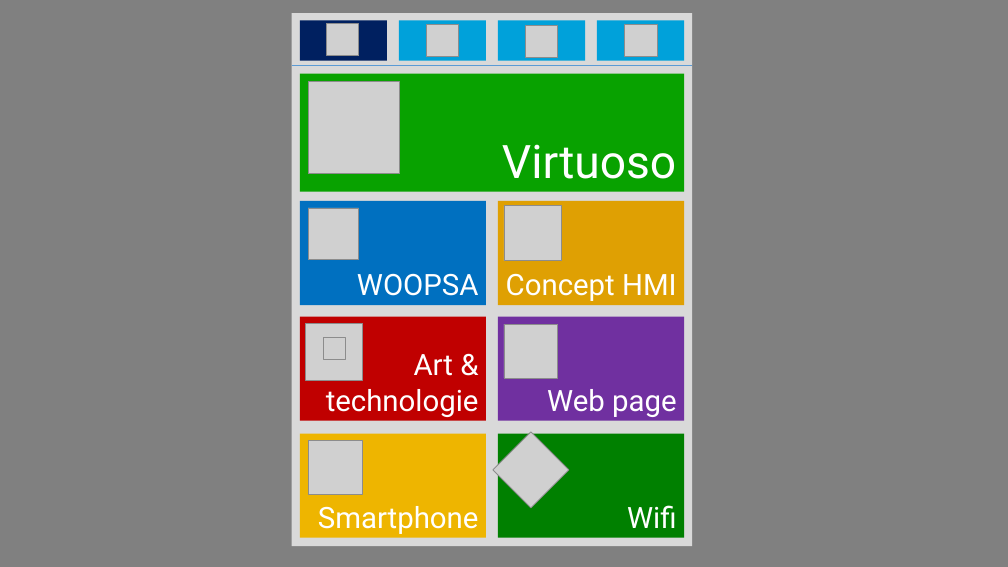
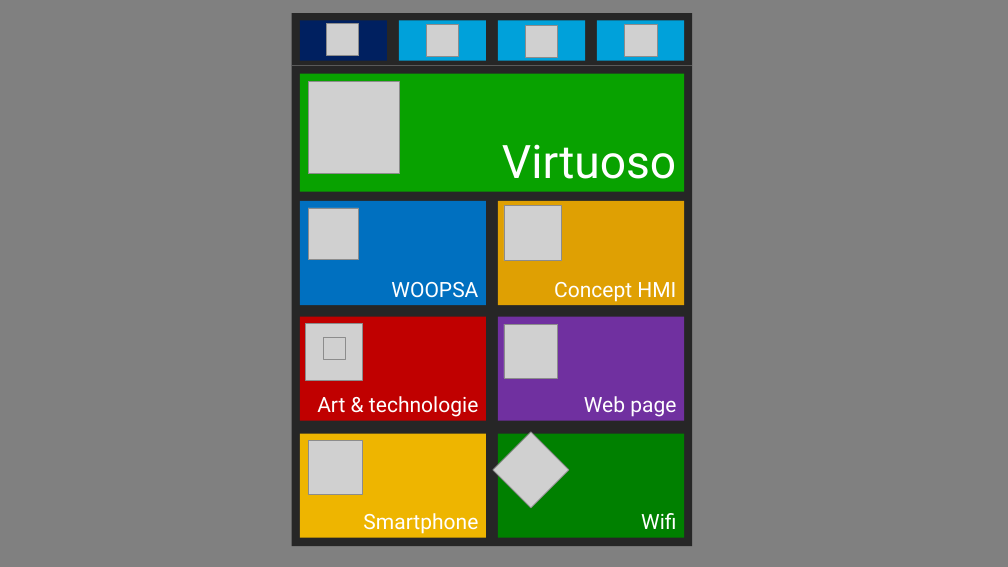
Before and after one commit to QuentinSalomon/TB, a slide deck: slide 1 of Administratif/Visuel/Visuel.pptx. Drawn at 1008x567 pixels with LibreOffice and Linux fonts; fonts in the diff are those of the drawing; grey boxes stand for pictures. Boxes give left, top, right and bottom in pixels: in the first picture for what was removed or moved away, otherwise in the second. Text is boxed around its words. In the diff, an @@ line names an element or a change of style, - is before the commit and + after.

```diff
--- a/Administratif/Visuel/Visuel.pptx
+++ b/Administratif/Visuel/Visuel.pptx
@@ rectangle at [292, 13, 693, 546]: fill #D9D9D9 to #262626 @@
@@ line (292, 66) - (693, 66): stroke #5B9BD5 1.5 pt to #595959 1.5 pt @@
@@ size 28 to 20 pt in 6 elements at [300, 201, 486, 306], [498, 201, 684, 306], [300, 317, 486, 421], [498, 317, 684, 421], [300, 433, 486, 538], [498, 433, 684, 538] @@
```
Also in this commit, not shown: 1 other slide changed, 1 slide added, 32 other files.
